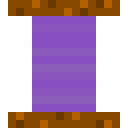
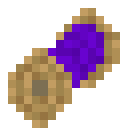
Layers edited between the first and the second w=128, h=128 image:
added layer "coil-shading" above "coil-material" over [56, 24, 104, 88]
renamed "outline" to "coil-material", painted on it over [8, 0, 120, 128]
removed layer "electrum" over [24, 16, 104, 112]
added layer "coil-ends" above "colors" over [8, 8, 120, 128]
renamed "Background" to "colors", hid it, painted on it over [8, 0, 16, 16]
